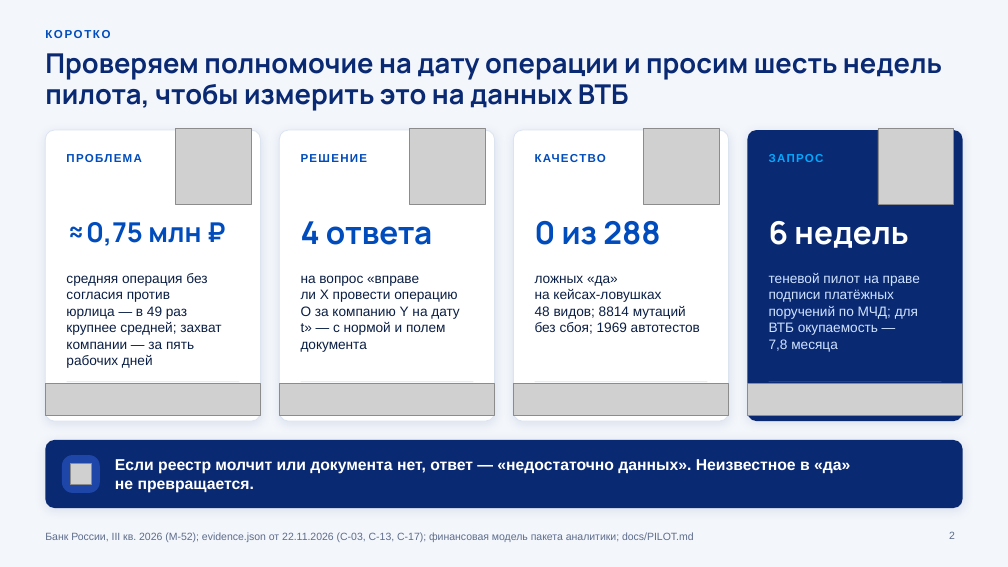
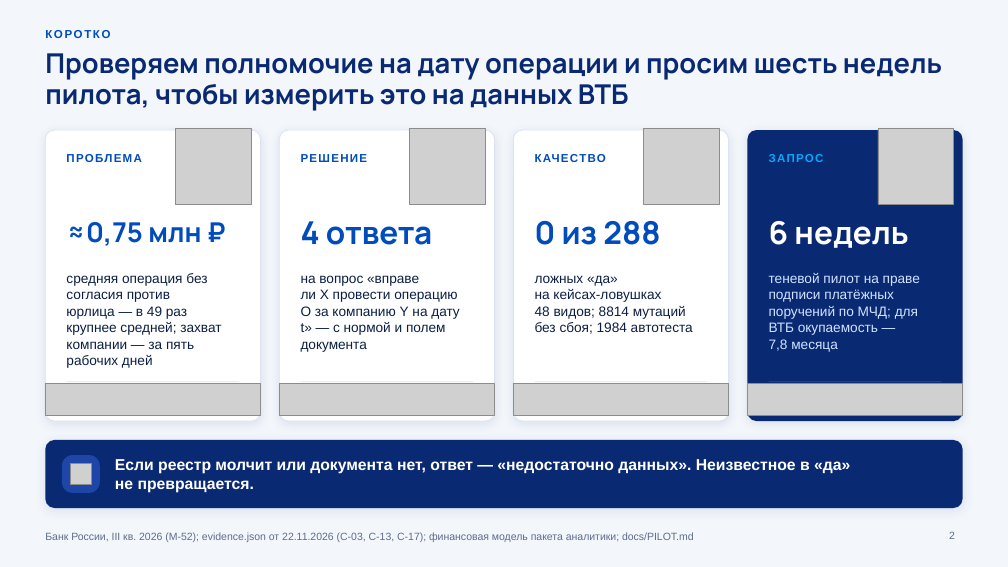
Before and after one commit to KonkovDV/Mandat, a slide deck: slide 2 of submission/slides/Mandat_VTB.pptx. Drawn at 1008x567 pixels with LibreOffice and Linux fonts; fonts in the diff are those of the drawing; grey boxes stand for pictures; background and template pictures are left out. Boxes give left, top, right and bottom in pixels: in the first picture for what was removed or moved away, otherwise in the second. Text is boxed around its words. In the diff, an @@ line names an element or a change of style, - is before the commit and + after.

```diff
--- a/submission/slides/Mandat_VTB.pptx
+++ b/submission/slides/Mandat_VTB.pptx
@@ text at [535,275,693,334]: text changed @@
-ложных «да» на кейсах‑ловушках 48 видов; 8814 мутаций без сбоя; 1969 автотестов
+ложных «да» на кейсах‑ловушках 48 видов; 8814 мутаций без сбоя; 1984 автотеста
```
Also in this commit, not shown: 10 other slides changed, 31 other files.
